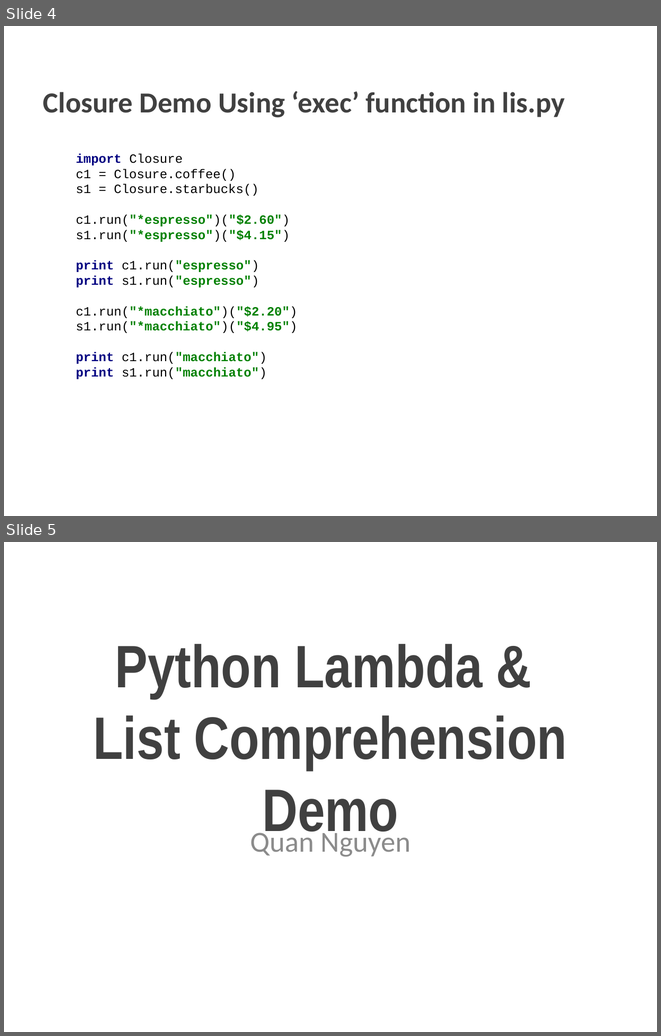
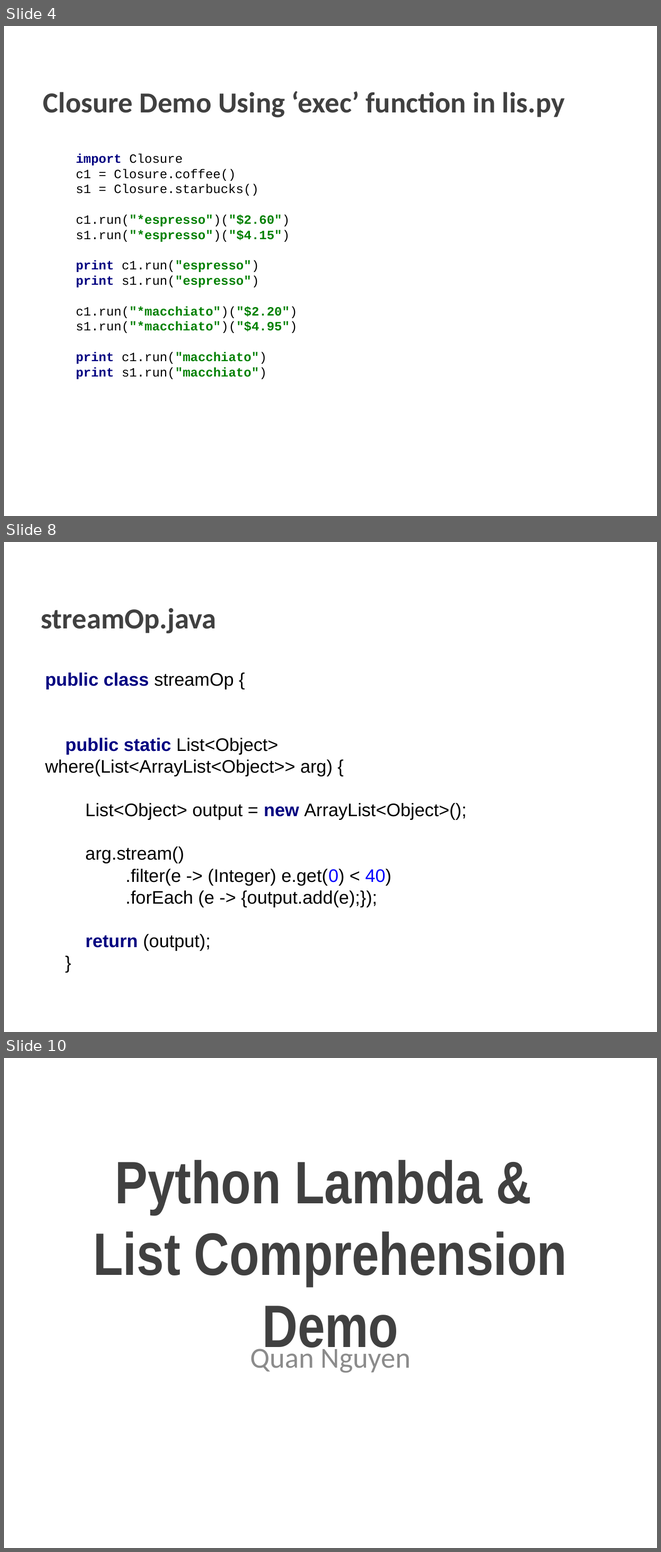
Before and after one commit to jht585/PLFinal, a slide deck: PLFinal.pptx. Shown one above the other, each under a label of ours: slides 4 and 5 before the commit, slides 4, 8 and 10 after it; the slides between them are not shown. The pictures are 661x1036 and 661x1552 pixels, drawn with LibreOffice and Linux fonts; fonts in the diff are those of the drawing; background and template pictures are left out. Boxes give left, top, right and bottom in pixels: in the first picture for what was removed or moved away, otherwise in the second. Text is boxed around its words. In the diff, an @@ line names an element or a change of style, - is before the commit and + after.

Commit message:
Added java stream op to pp

```diff
--- a/PLFinal.pptx
+++ b/PLFinal.pptx
@@ slide 8 added at <box>4,542,657,1032</box>, background picture (left out) @@
@@ text added at <box>41,608,217,634</box>, 32 pt, text #404040, bold @@
+streamOp.java
@@ text added at <box>45,672,466,950</box>, 20 pt, text #000000 @@
+public class streamOp {
+public static List<Object> where(List<ArrayList<Object>> arg) {
+List<Object> output = new ArrayList<Object>();
+arg.stream()
+.filter(e -> (Integer) e.get(0) < 40)
+.forEach (e -> {output.add(e);});
+return (output);
+}
@@ what was slide 5 is now slide 10 @@
```
Also in this commit, not shown: 2 slides changed, 4 other slides added.
